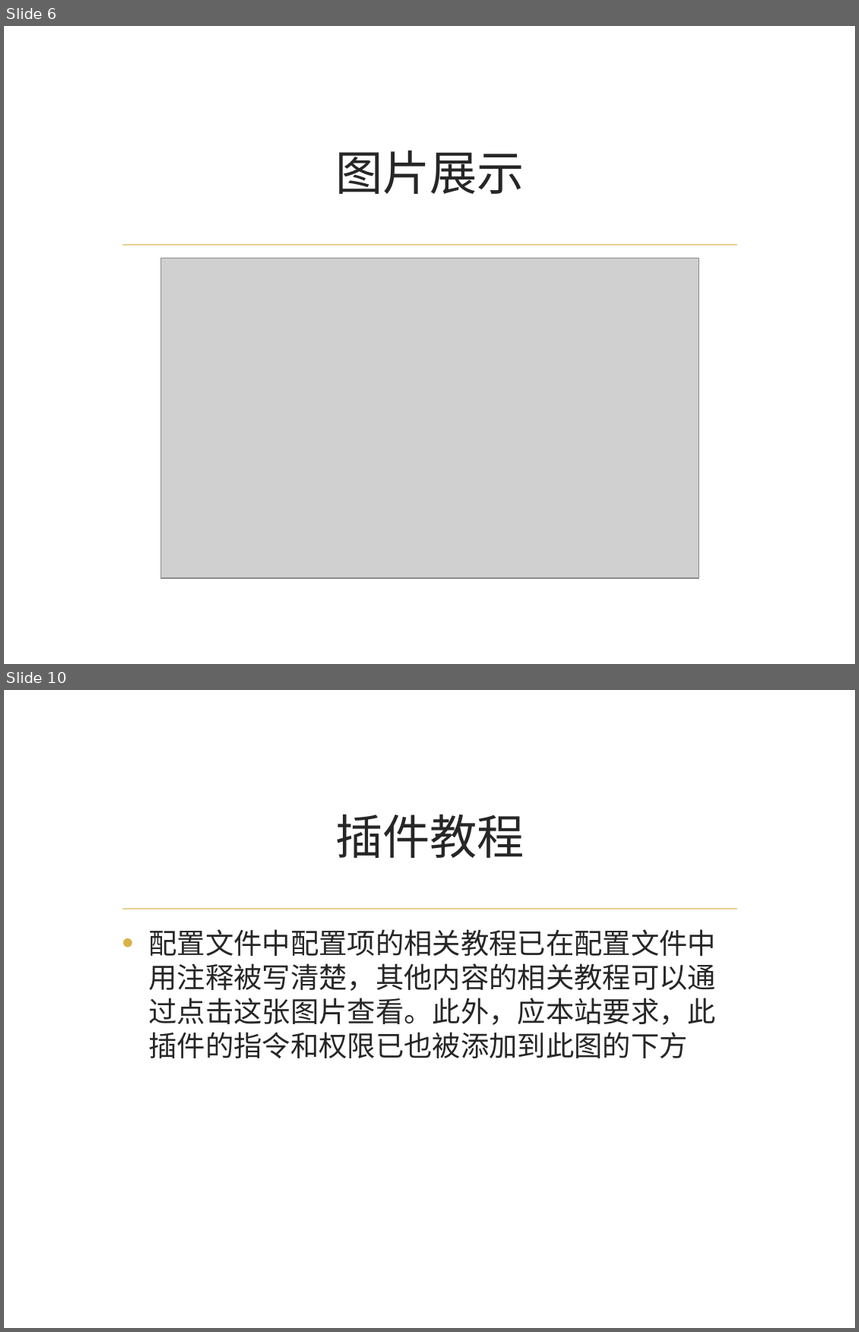
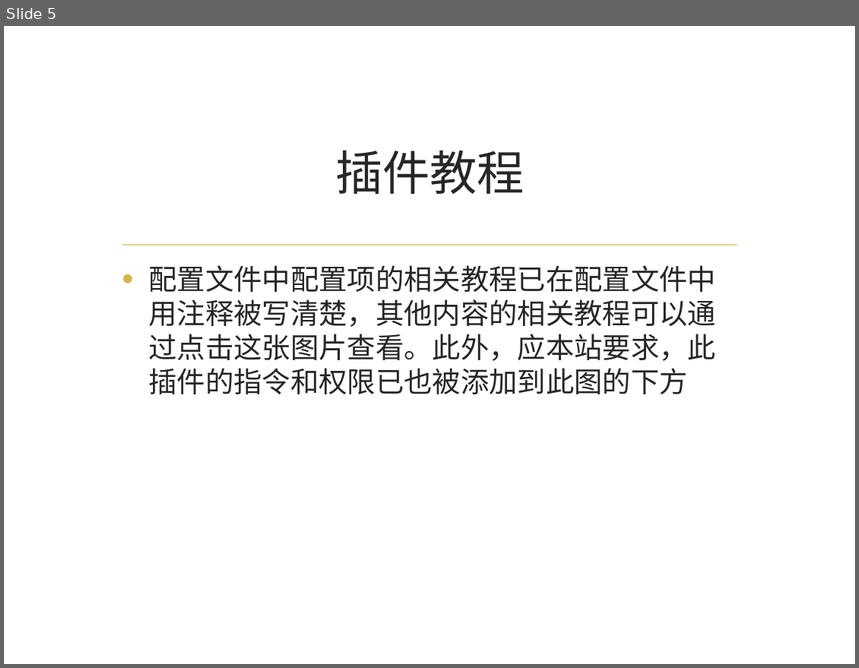
Before and after one commit to Steev93/easy-gui-shop, a slide deck: introduction/egs.pptx. Shown one above the other, each under a label of ours: slides 6 and 10 before the commit, slide 5 after it; the slides between them are not shown. The pictures are 859x1332 and 859x668 pixels, drawn with LibreOffice and Linux fonts; fonts in the diff are those of the drawing; grey boxes stand for pictures; background and template pictures are left out. Boxes give left, top, right and bottom in pixels: in the first picture for what was removed or moved away, otherwise in the second. Text is boxed around its words. In the diff, an @@ line names an element or a change of style, - is before the commit and + after.

```diff
--- a/introduction/egs.pptx
+++ b/introduction/egs.pptx
@@ slide 6 removed at [4,26,855,664], background picture (left out); not listed: 1 template element that a slide beside it also shows @@
@@ title removed at [335,150,525,194] @@
-图片展示
@@ picture removed at [161,258,699,579] @@
@@ what was slide 10 is now slide 5 @@
```
Also in this commit, not shown: 4 other slides removed, 1 other file.
